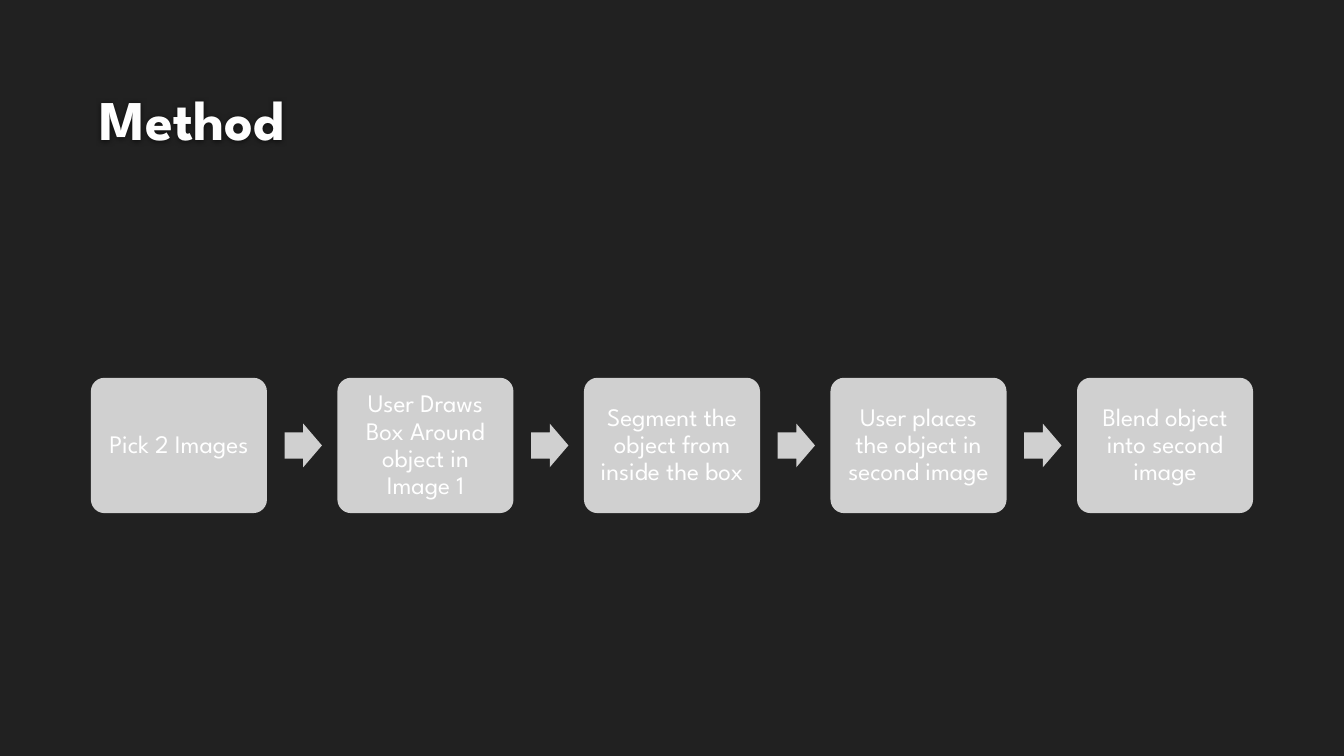
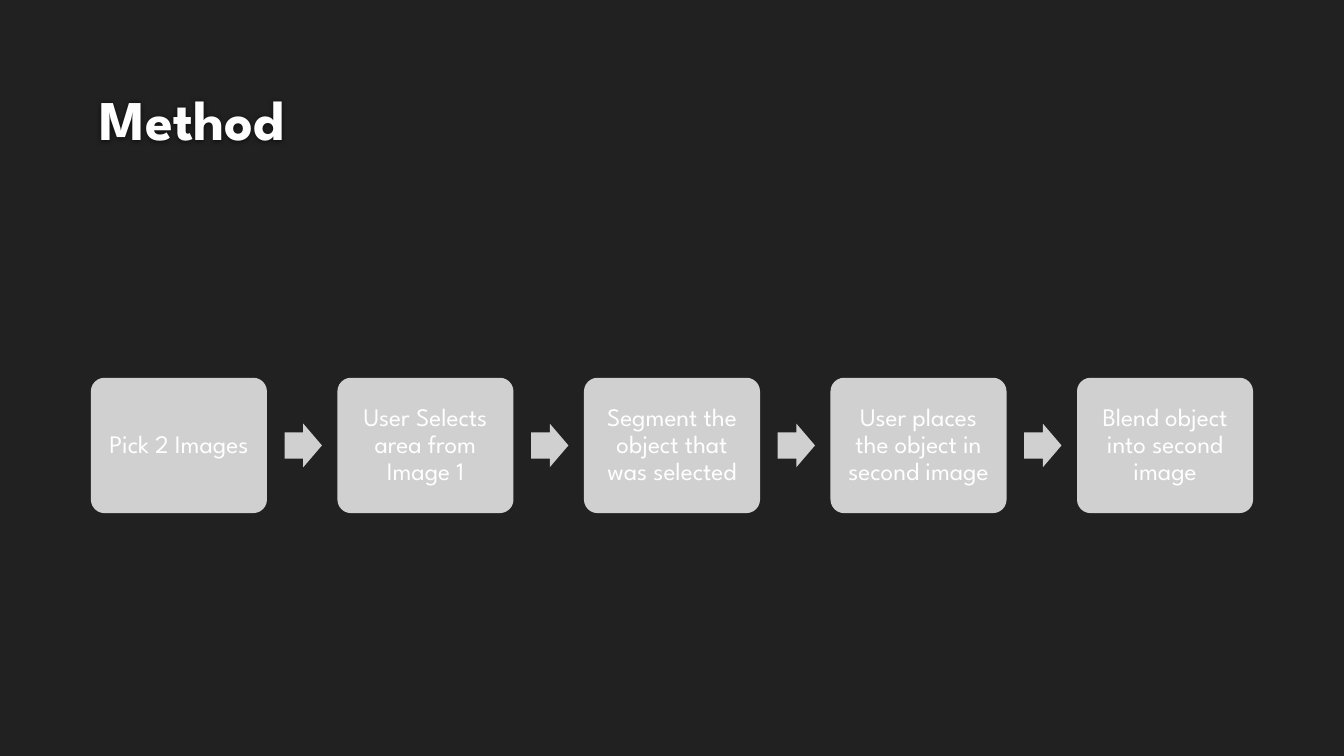
Before and after one commit to mnicol/CS534FinalProject, a slide deck: slide 4 of 534_pres.pptx. Drawn at 1344x756 pixels with LibreOffice and Linux fonts; fonts in the diff are those of the drawing; grey boxes stand for pictures; background and template pictures are left out. Boxes give left, top, right and bottom in pixels: in the first picture for what was removed or moved away, otherwise in the second. Text is boxed around its words. In the diff, an @@ line names an element or a change of style, - is before the commit and + after.

```diff
--- a/534_pres.pptx
+++ b/534_pres.pptx
@@ text at (364, 409, 487, 485): text changed @@
-User Draws Box Around object in Image 1
+User Selects area from Image 1
@@ text at (607, 409, 737, 480): text changed @@
-Segment the object from inside the box
+Segment the object that was selected
```
Also in this commit, not shown: 2 other slides changed, 4 slides added, 1 slide removed.
